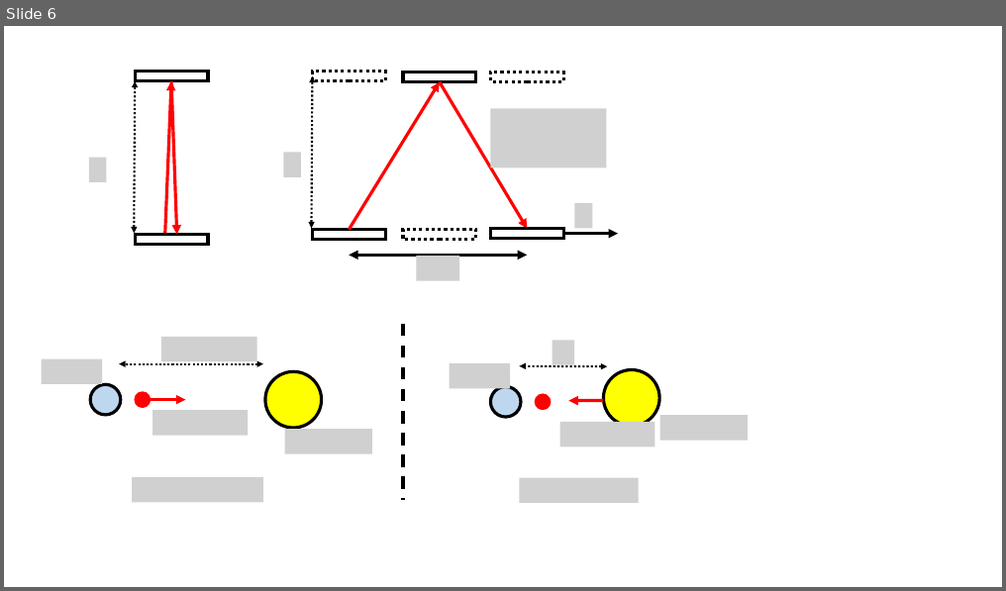
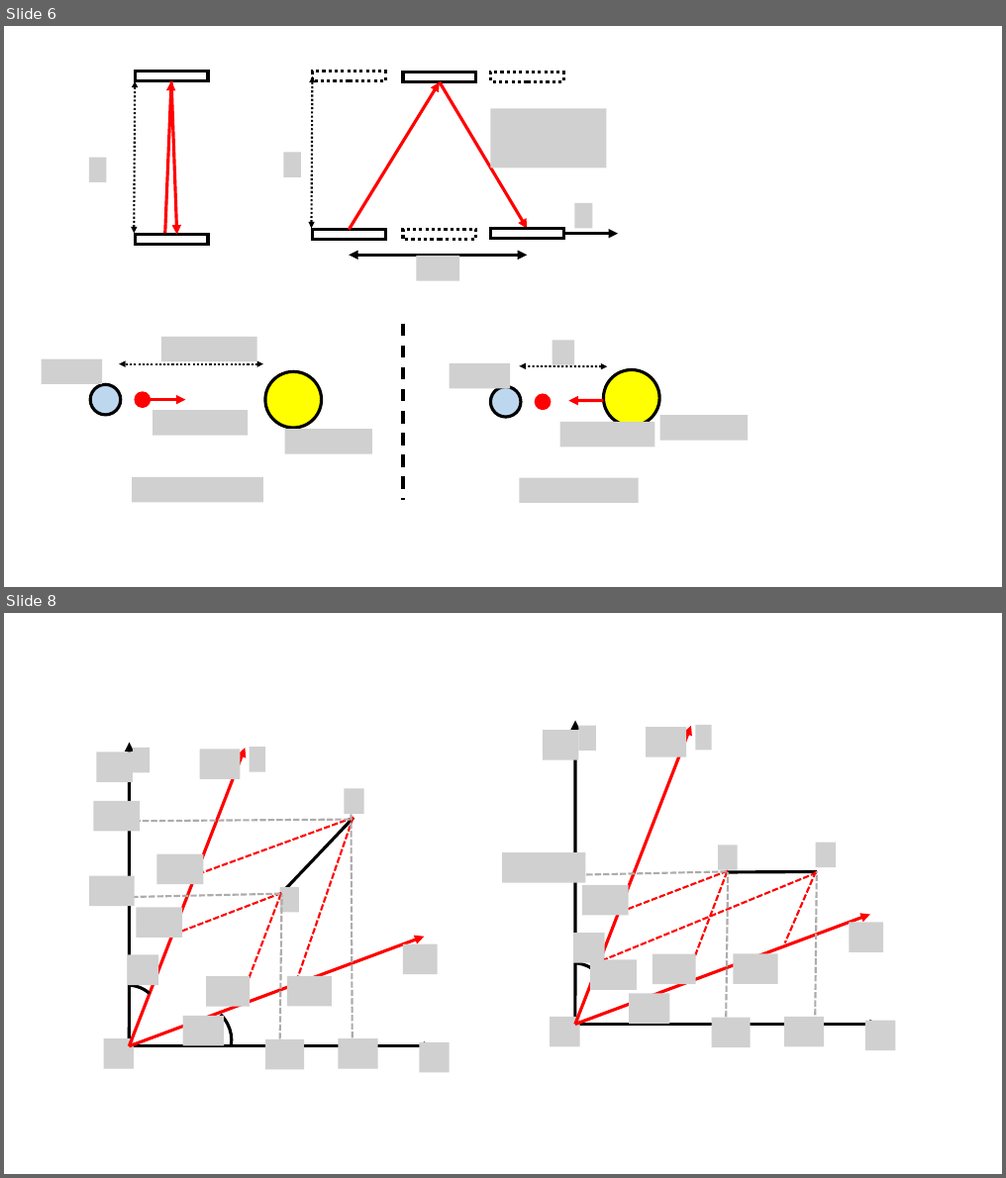
Before and after one commit to OSTP/PhysicsArtofModelling, a slide deck: tex/figures/SpecialRelativity/Figures.pptx. Shown one above the other, each under a label of ours: slide 6 before the commit, slides 6 and 8 after it; the slides between them are not shown. The pictures are 1006x591 and 1006x1178 pixels, drawn with LibreOffice and Linux fonts; fonts in the diff are those of the drawing; grey boxes stand for pictures. Boxes give left, top, right and bottom in pixels: in the first picture for what was removed or moved away, otherwise in the second. Text is boxed around its words. In the diff, an @@ line names an element or a change of style, - is before the commit and + after.

```diff
--- a/tex/figures/SpecialRelativity/Figures.pptx
+++ b/tex/figures/SpecialRelativity/Figures.pptx
@@ slide 8 added at [4,613,1002,1174], background #FFFFFF @@
@@ group added at [503,720,896,1051]: 18 pictures, 8 lines, 4 arrows, 1 arc (boxed as its full ellipse) @@
@@ group added at [89,743,450,1072]: 19 pictures, 9 lines, 4 arrows, 1 arc (boxed as its full ellipse) @@
@@ arc (boxed as its full ellipse) added at [126,998,232,1082], outline #000000 3 pt @@
```
Also in this commit, not shown: 2 other slides added, 7 other files.
